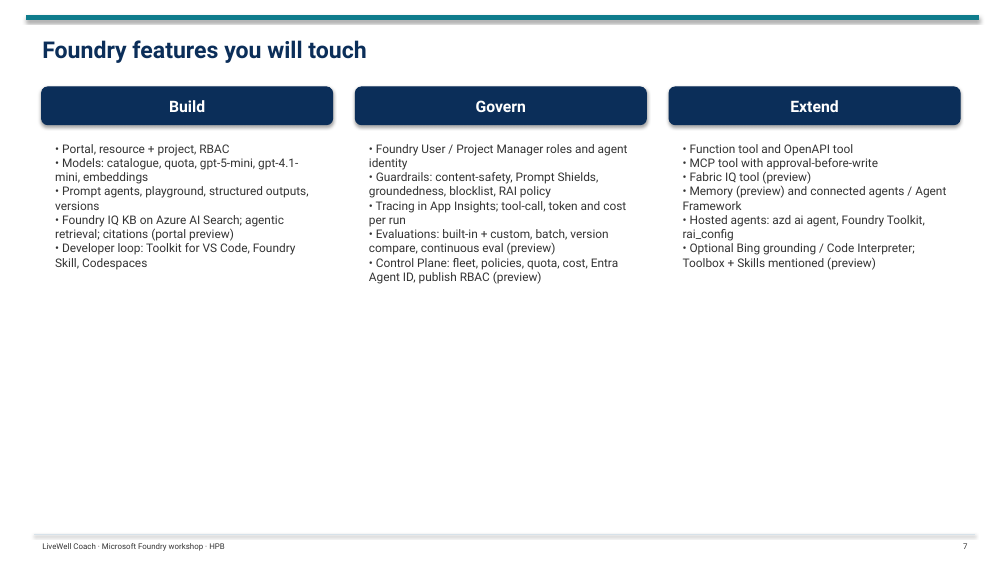
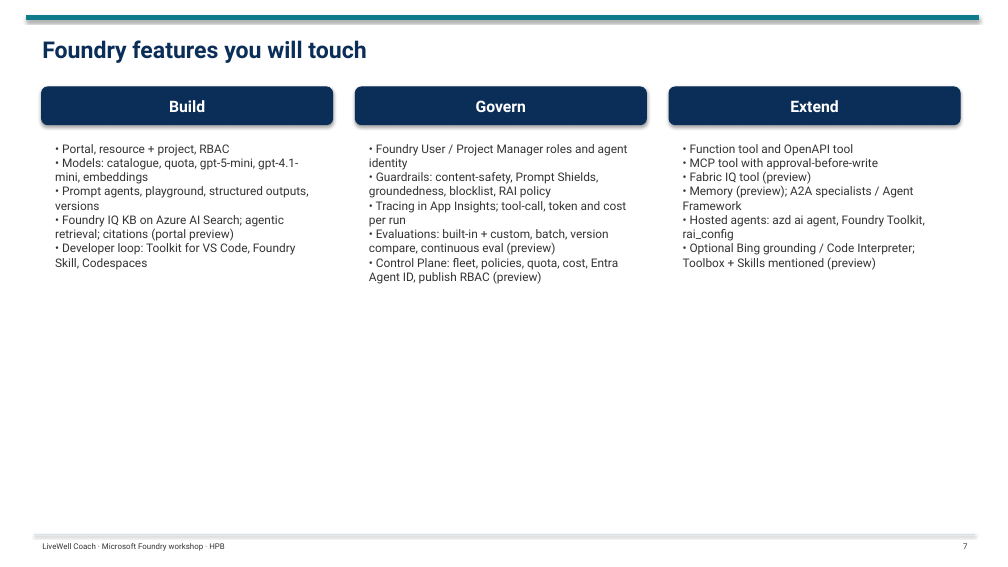
Before and after one commit to tonirex/hpb-foundry-workshop, a slide deck: slide 7 of deck/LiveWell-Foundry-Workshop-Day1.pptx. Drawn at 1008x567 pixels with LibreOffice and Linux fonts; fonts in the diff are those of the drawing. Boxes give left, top, right and bottom in pixels: in the first picture for what was removed or moved away, otherwise in the second. Text is boxed around its words. In the diff, an @@ line names an element or a change of style, - is before the commit and + after.

```diff
--- a/deck/LiveWell-Foundry-Workshop-Day1.pptx
+++ b/deck/LiveWell-Foundry-Workshop-Day1.pptx
@@ text at (683,185,914,210): text changed @@
-• Memory (preview) and connected agents / Agent Framework
+• Memory (preview); A2A specialists / Agent Framework
```
Also in this commit, not shown: 3 other slides changed, 43 other files.
